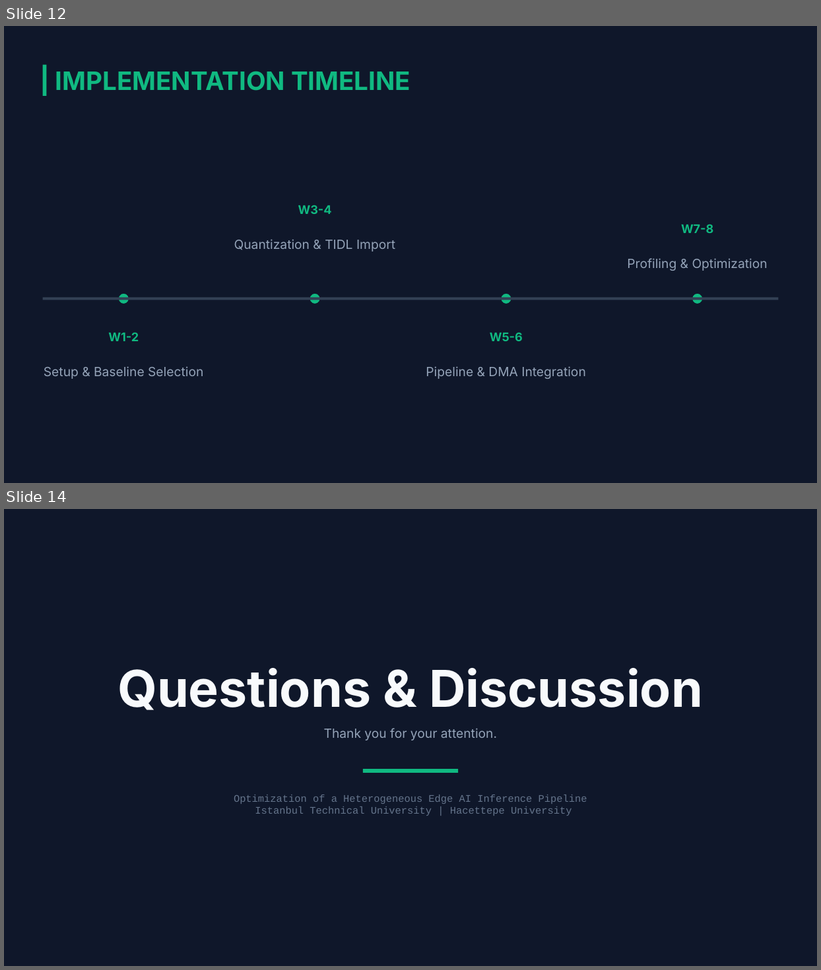
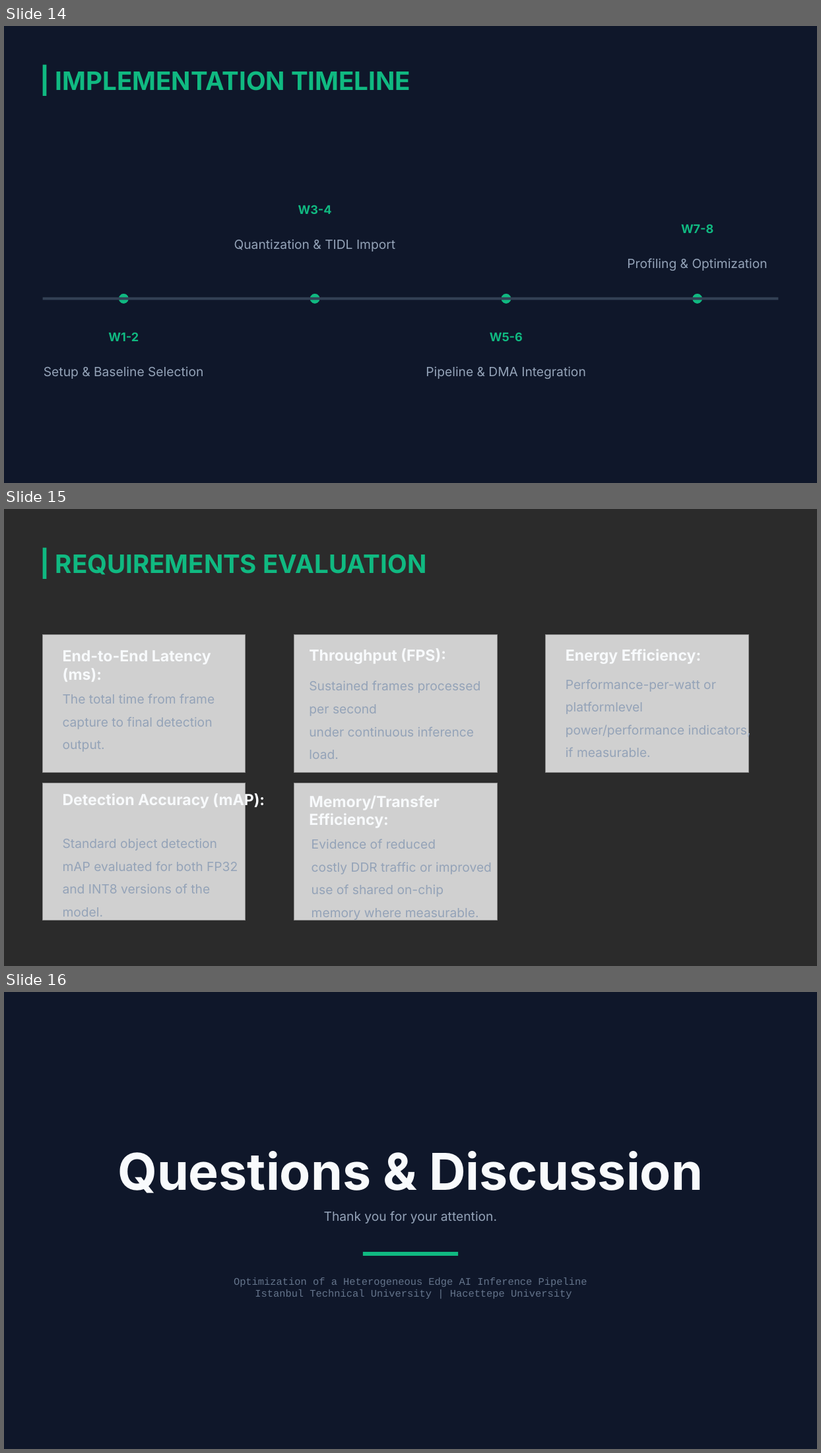
Before and after one commit to doganem/cmp720-embedded-system-development, a slide deck: midterm-presentation/Optimization of Edge AI on TDA4VM.pptx. Shown one above the other, each under a label of ours: slides 12 and 14 before the commit, slides 14, 15 and 16 after it; the slides between them are not shown. The pictures are 821x970 and 821x1453 pixels, drawn with LibreOffice and Linux fonts; fonts in the diff are those of the drawing; grey boxes stand for pictures; background and template pictures are left out; a plain dark background stands for a picture behind light text. Boxes give left, top, right and bottom in pixels: in the first picture for what was removed or moved away, otherwise in the second. Text is boxed around its words. In the diff, an @@ line names an element or a change of style, - is before the commit and + after.

```diff
--- a/midterm-presentation/Optimization of Edge AI on TDA4VM.pptx
+++ b/midterm-presentation/Optimization of Edge AI on TDA4VM.pptx
@@ slide 15 added at bbox=[4, 509, 817, 966], background picture (left out) @@
@@ rectangle added at bbox=[43, 548, 47, 579], fill #10B981 @@
@@ text added at bbox=[55, 554, 427, 575], 30 pt, text #10B981, bold @@
+REQUIREMENTS EVALUATION
@@ picture added at bbox=[43, 635, 246, 773] @@
@@ picture added at bbox=[294, 635, 498, 773] @@
@@ picture added at bbox=[547, 635, 749, 773] @@
@@ text added at bbox=[63, 651, 211, 682], 18 pt, text #F8FAFC, bold @@
+End-to-End Latency
+(ms):
@@ text added at bbox=[309, 649, 446, 664], 18 pt, text #F8FAFC, bold @@
+Throughput (FPS):
@@ text added at bbox=[566, 650, 702, 664], 18 pt, text #F8FAFC, bold @@
+Energy Efficiency:
@@ text added at bbox=[309, 681, 481, 759], 15 pt, text #94A3B8 @@
+Sustained frames processed per second
+under continuous inference load.
@@ text added at bbox=[566, 680, 751, 757], 15 pt, text #94A3B8 @@
+Performance-per-watt or platformlevel
+power/performance indicators, if measurable.
@@ text added at bbox=[63, 694, 215, 752], 15 pt, text #94A3B8 @@
+The total time from frame
+capture to final detection output.
@@ picture added at bbox=[43, 783, 246, 921] @@
@@ picture added at bbox=[294, 783, 498, 921] @@
@@ text added at bbox=[63, 792, 265, 809], 18 pt, text #F8FAFC, bold @@
+Detection Accuracy (mAP):
@@ text added at bbox=[309, 796, 440, 828], 18 pt, text #F8FAFC, bold @@
+Memory/Transfer Efficiency:
@@ text added at bbox=[63, 839, 238, 917], 15 pt, text #94A3B8 @@
+Standard object detection
+mAP evaluated for both FP32 and INT8 versions of the
+model.
@@ text added at bbox=[312, 840, 492, 921], 15 pt, text #94A3B8 @@
+Evidence of reduced
+costly DDR traffic or improved use of shared on-chip
+memory where measurable.
@@ what was slide 12 is now slide 14 @@
@@ what was slide 14 is now slide 16 @@
```
Also in this commit, not shown: 5 slides changed, 2 other slides added, 2 slides removed, 1 other file.
